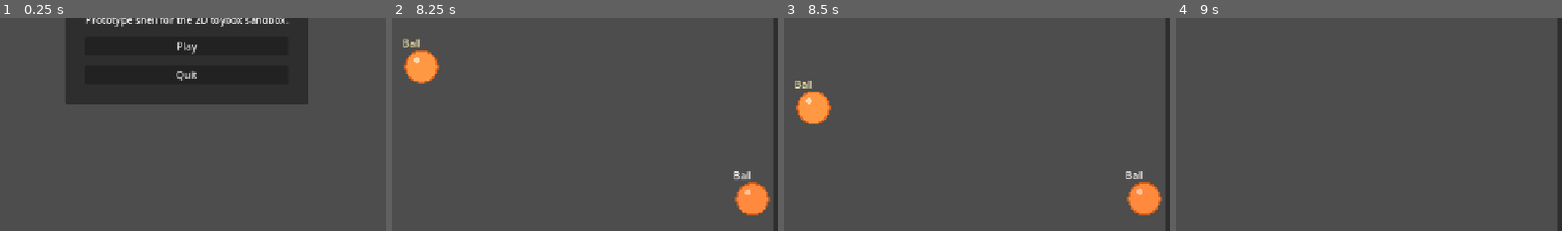
Above: before the commit, frames 1-4 (left to right).
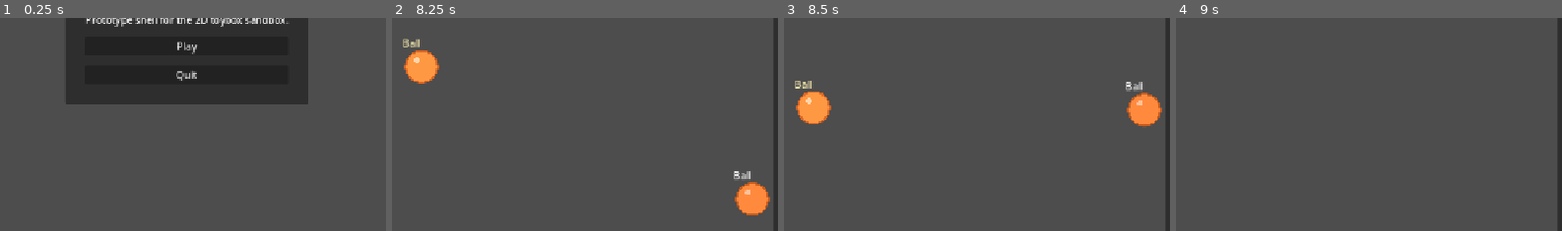
Above: after the commit, the same moments.

Repository: SoundBlaster/ToysSandbox
Game: Godot game, scene res://scenes/boot/Boot.tscn
The game is run twice, just before and just after one commit, with the same random seed, the same clock (stepped at 60 frames per second) and the same inputs.
Inputs (mouse positions are % of the whole screen's width and height, from its top left):
- Up to frame 1 (0.25 s): no input
- Up to frame 2 (8.25 s): click "Play" at 0.5 s; click "Duplicate" at 1.25 s; click "Grow" at 2 s; click "Shrink" at 2.75 s; click "Fan" at 3.5 s; click "Smash" at 4.25 s; click "Back to Menu" at 5 s; click "Play" at 5.75 s; click "Reset" at 6.5 s; move the mouse to (72, 45) at 7.27 s; hold D 7.28-8 s; tap R at 7.35 s; click (72, 45) at 7.42 s; drag from (30, 55) to (45, 71) at 8.02 s
- Up to frame 3 (8.5 s): no input
- Up to frame 4 (9 s): move the mouse to (60, 27) at 8.77 s; hold D from 8.78 s (still down); tap R at 8.85 s
The pictures show only the part of the screen within x 26-76%, y 46-96%; the shares and areas given below are measured in that part.

Frames 1-2 are identical in both runs. In frame 3, 2.4% of the frame differs, in the area x 88-98%, y 29-93%; in frame 4, nothing differs.

Commit message:
Implement P2-T7: add archetype and boundary physics materials

Diff:
--- a/scenes/game/Sandbox.tscn
+++ b/scenes/game/Sandbox.tscn
@@ -11,6 +11,14 @@
 [sub_resource type="RectangleShape2D" id="3"]
 size = Vector2(32, 720)
 
+[sub_resource type="PhysicsMaterial" id="4"]
+friction = 0.9
+bounce = 0.32
+
+[sub_resource type="PhysicsMaterial" id="5"]
+friction = 0.45
+bounce = 0.44
+
 [node name="Sandbox" type="Node2D"]
 script = ExtResource("1")
 
@@ -22,18 +30,21 @@
 
 [node name="Floor" type="StaticBody2D" parent="."]
 position = Vector2(640, 676)
+physics_material_override = SubResource("4")
 
 [node name="CollisionShape2D" type="CollisionShape2D" parent="Floor"]
 shape = SubResource("1")
 
 [node name="LeftWall" type="StaticBody2D" parent="."]
 position = Vector2(-16, 360)
+physics_material_override = SubResource("5")
 
 [node name="CollisionShape2D" type="CollisionShape2D" parent="LeftWall"]
 shape = SubResource("2")
 
 [node name="RightWall" type="StaticBody2D" parent="."]
 position = Vector2(1296, 360)
+physics_material_override = SubResource("5")
 
 [node name="CollisionShape2D" type="CollisionShape2D" parent="RightWall"]
 shape = SubResource("3")
--- a/scripts/autoload/ToyCatalog.gd
+++ b/scripts/autoload/ToyCatalog.gd
@@ -21,6 +21,8 @@
 		"linear_damp": 0.15,
 		"angular_damp": 0.1,
 		"mass": 0.8,
+		"physics_bounce": 0.82,
+		"physics_friction": 0.2,
 		"reaction_hooks": [&"bounce", &"roll"],
 	},
 	&"soft": {
@@ -28,6 +30,8 @@
 		"linear_damp": 1.4,
 		"angular_damp": 1.0,
 		"mass": 1.0,
+		"physics_bounce": 0.18,
+		"physics_friction": 0.85,
 		"reaction_hooks": [&"squish", &"settle"],
 	},
 	&"heavy": {
@@ -35,6 +39,8 @@
 		"linear_damp": 0.5,
 		"angular_damp": 0.6,
 		"mass": 2.4,
+		"physics_bounce": 0.08,
+		"physics_friction": 1.05,
 		"reaction_hooks": [&"thud", &"stack"],
 	},
 	&"fragile": {
@@ -42,6 +48,8 @@
 		"linear_damp": 0.35,
 		"angular_damp": 0.45,
 		"mass": 1.2,
+		"physics_bounce": 0.34,
+		"physics_friction": 0.45,
 		"reaction_hooks": [&"clink", &"shatter"],
 	},
 	&"air": {
@@ -49,6 +57,8 @@
 		"linear_damp": 0.08,
 		"angular_damp": 0.2,
 		"mass": 0.3,
+		"physics_bounce": 0.72,
+		"physics_friction": 0.08,
 		"reaction_hooks": [&"float", &"drift"],
 	},
 	&"deformable": {
@@ -56,6 +66,8 @@
 		"linear_damp": 1.1,
 		"angular_damp": 0.9,
 		"mass": 0.9,
+		"physics_bounce": 0.26,
+		"physics_friction": 0.6,
 		"reaction_hooks": [&"jiggle", &"wobble"],
 	},
 	&"metal": {
@@ -63,6 +75,8 @@
 		"linear_damp": 0.25,
 		"angular_damp": 0.2,
 		"mass": 2.0,
+		"physics_bounce": 0.42,
+		"physics_friction": 0.18,
 		"reaction_hooks": [&"ring", &"spin"],
 	},
 	&"sticky": {
@@ -70,6 +84,8 @@
 		"linear_damp": 2.2,
 		"angular_damp": 1.6,
 		"mass": 1.4,
+		"physics_bounce": 0.04,
+		"physics_friction": 1.4,
 		"reaction_hooks": [&"stick", &"peel"],
 	},
 }
--- a/scripts/game/ToyInstance.gd
+++ b/scripts/game/ToyInstance.gd
@@ -47,6 +47,7 @@
 	size_scale = 1.0
 
 	if toy_definition.is_empty():
+		physics_material_override = null
 		return
 
 	if collision_shape == null:
@@ -60,10 +61,18 @@
 	gravity_scale = float(toy_definition.get("gravity_scale", 1.0))
 	linear_damp = float(toy_definition.get("linear_damp", 0.2))
 	angular_damp = float(toy_definition.get("angular_damp", 0.2))
+	_apply_physics_material()
 
 	_apply_shape()
 	_apply_visuals()
 	set_selected(false)
+
+
+func _apply_physics_material() -> void:
+	var material := PhysicsMaterial.new()
+	material.bounce = clampf(float(toy_definition.get("physics_bounce", 0.0)), 0.0, 1.0)
+	material.friction = maxf(float(toy_definition.get("physics_friction", 1.0)), 0.0)
+	physics_material_override = material
 
 
 func get_definition_copy() -> Dictionary:
Not shown, added: SPECS/INPROGRESS/P2-T7_Validation_Report.md
